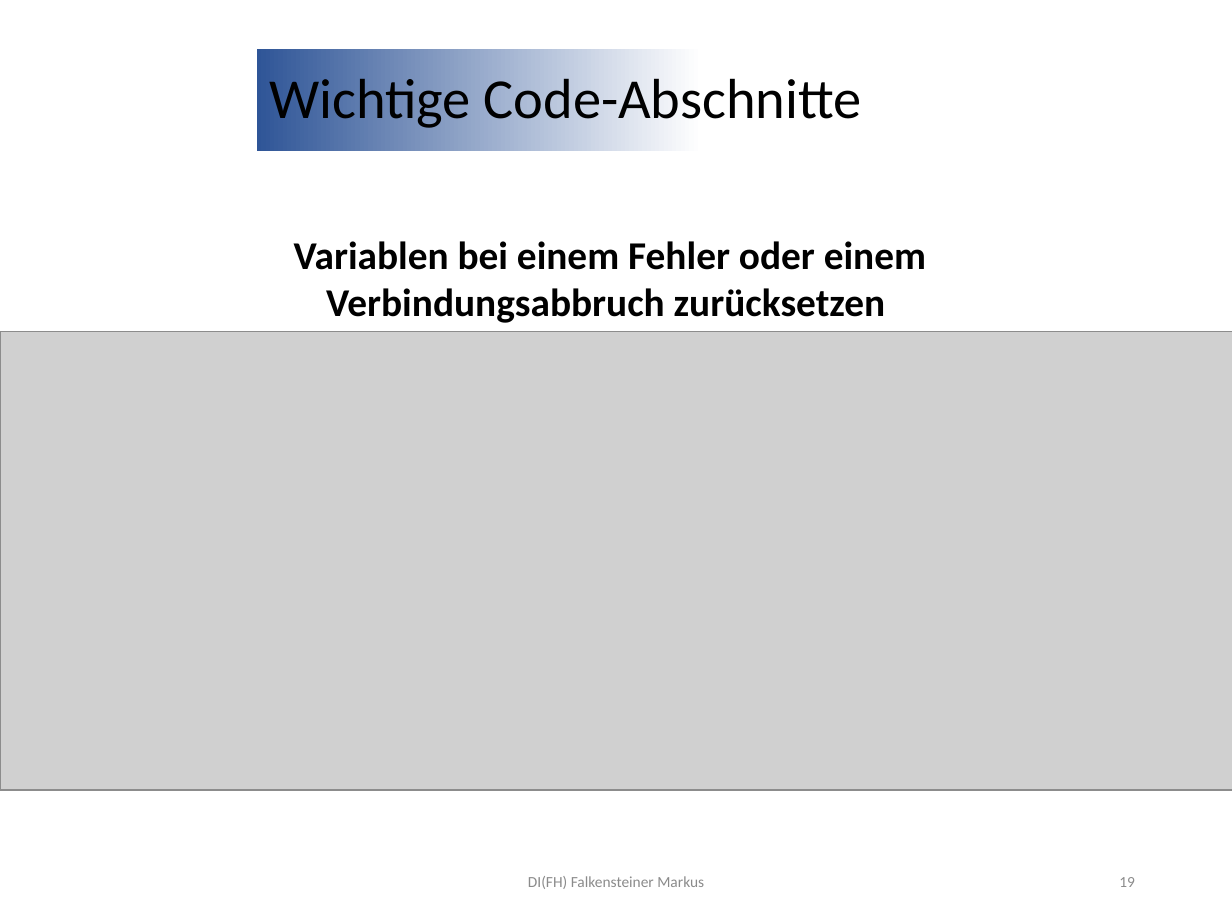
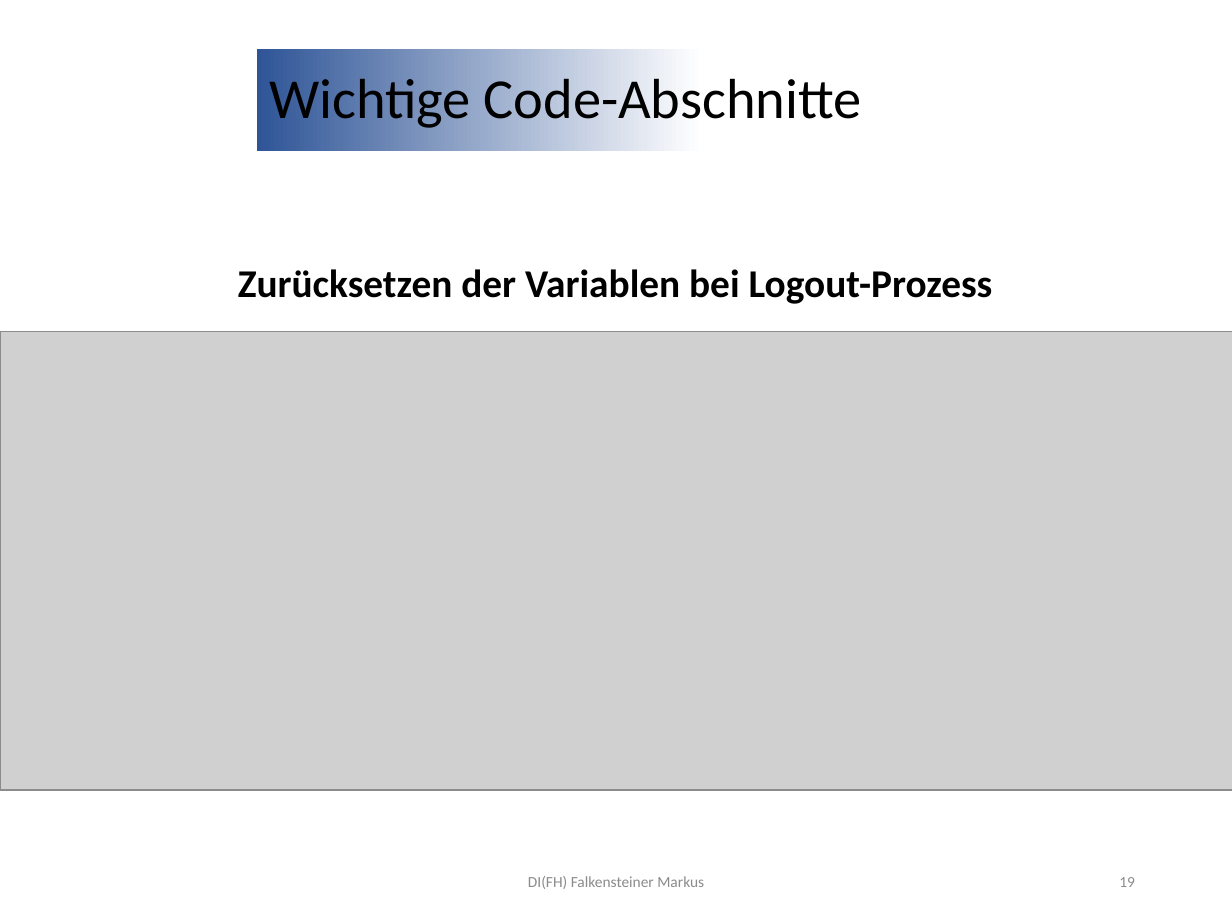
Before and after one commit to jonasaberger/SYP4_MBOT_G1, a slide deck: slide 19 of 02_Backend/!_Docs/INF4_SYP_Gruppe1_Abschlusspräsentation.pptx. Drawn at 1232x924 pixels with LibreOffice and Linux fonts; fonts in the diff are those of the drawing; grey boxes stand for pictures; background and template pictures are left out. Boxes give left, top, right and bottom in pixels: in the first picture for what was removed or moved away, otherwise in the second. Text is boxed around its words. In the diff, an @@ line names an element or a change of style, - is before the commit and + after.

```diff
--- a/02_Backend/!_Docs/INF4_SYP_Gruppe1_Abschlusspräsentation.pptx
+++ b/02_Backend/!_Docs/INF4_SYP_Gruppe1_Abschlusspräsentation.pptx
@@ text at [238,269,993,304]: text changed @@
-Variablen bei einem Fehler oder einem Verbindungsabbruch zurücksetzen
+Zurücksetzen der Variablen bei Logout-Prozess
```
Also in this commit, not shown: 13 other slides changed, 1 slide added, 1 slide removed.
